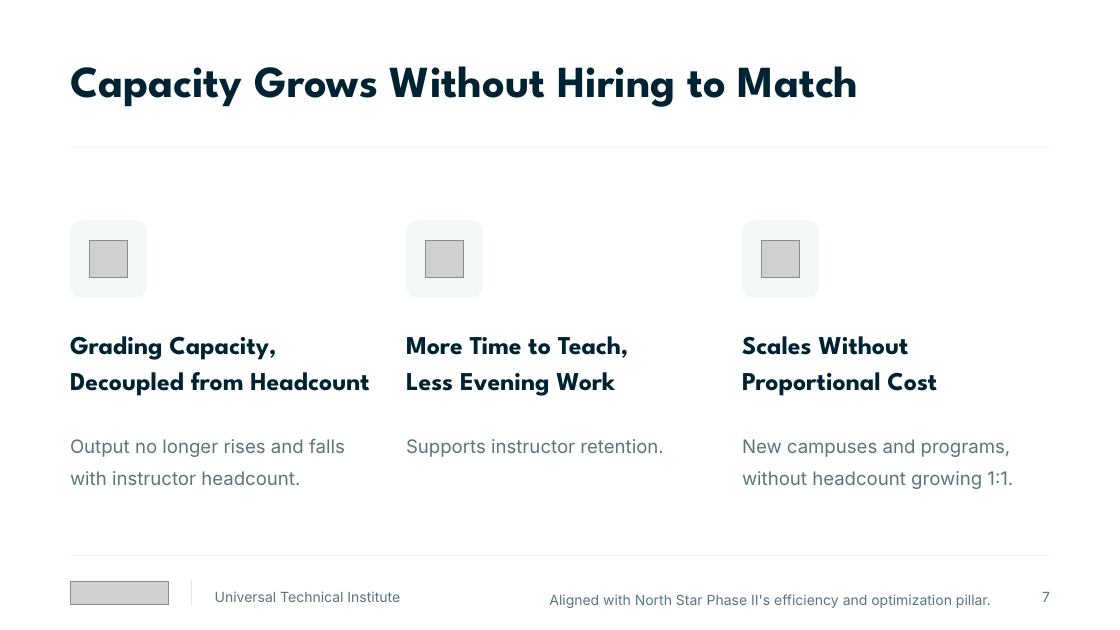
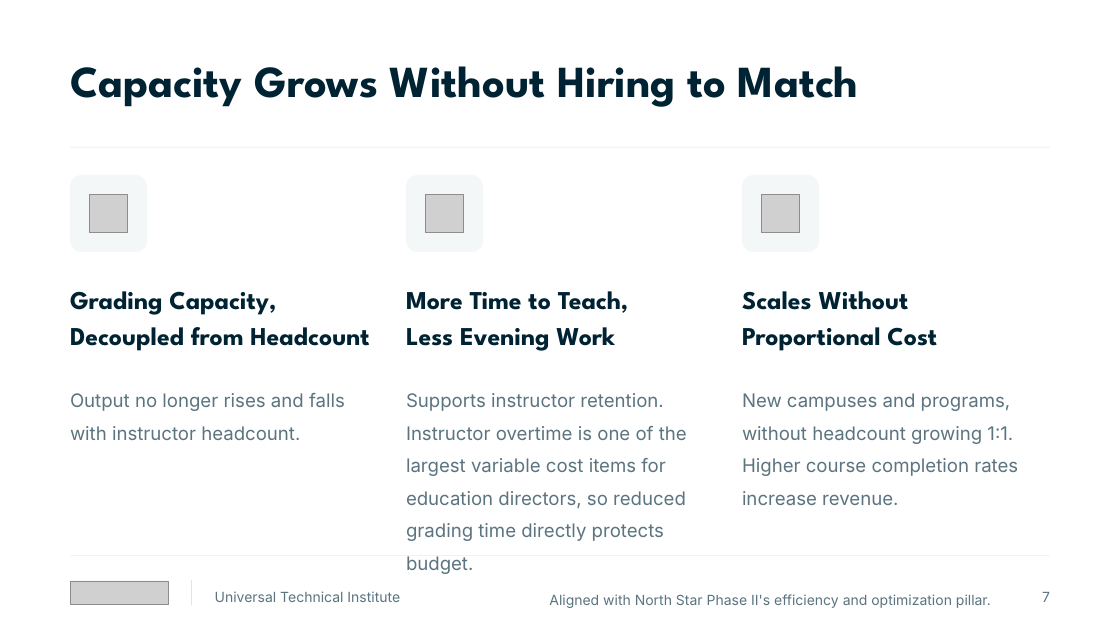
Before and after one commit to Dante-Eduface/Claude, a slide deck: slide 7 of projects/uti/deck/UTI-Eduface-deck.pptx. Drawn at 1120x630 pixels with LibreOffice and Linux fonts; fonts in the diff are those of the drawing; grey boxes stand for pictures. Boxes give left, top, right and bottom in pixels: in the first picture for what was removed or moved away, otherwise in the second. Text is boxed around its words. In the diff, an @@ line names an element or a change of style, - is before the commit and + after.

```diff
--- a/projects/uti/deck/UTI-Eduface-deck.pptx
+++ b/projects/uti/deck/UTI-Eduface-deck.pptx
@@ 4 texts, 3 pictures, 3 rounded rectangles: place and size @@
-4 texts, 3 pictures, 3 rounded rectangles at (70, 220, 937, 485)
+4 texts, 3 pictures, 3 rounded rectangles at (70, 175, 937, 440)
@@ text at (406, 393, 687, 574): text changed @@
-Supports instructor retention.
+Supports instructor retention. Instructor overtime is one of the largest variable cost items for education directors, so reduced grading time directly protects budget.
@@ text at (742, 393, 1018, 505): text changed @@
-New campuses and programs, without headcount growing 1:1.
+New campuses and programs, without headcount growing 1:1. Higher course completion rates increase revenue.
```
Also in this commit, not shown: 3 other slides changed, 12 other files.
